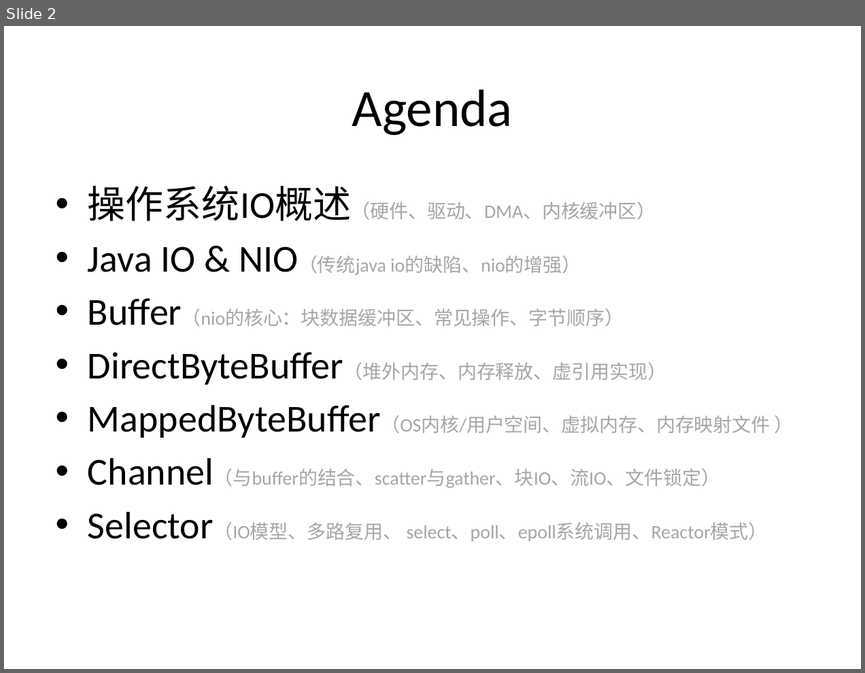
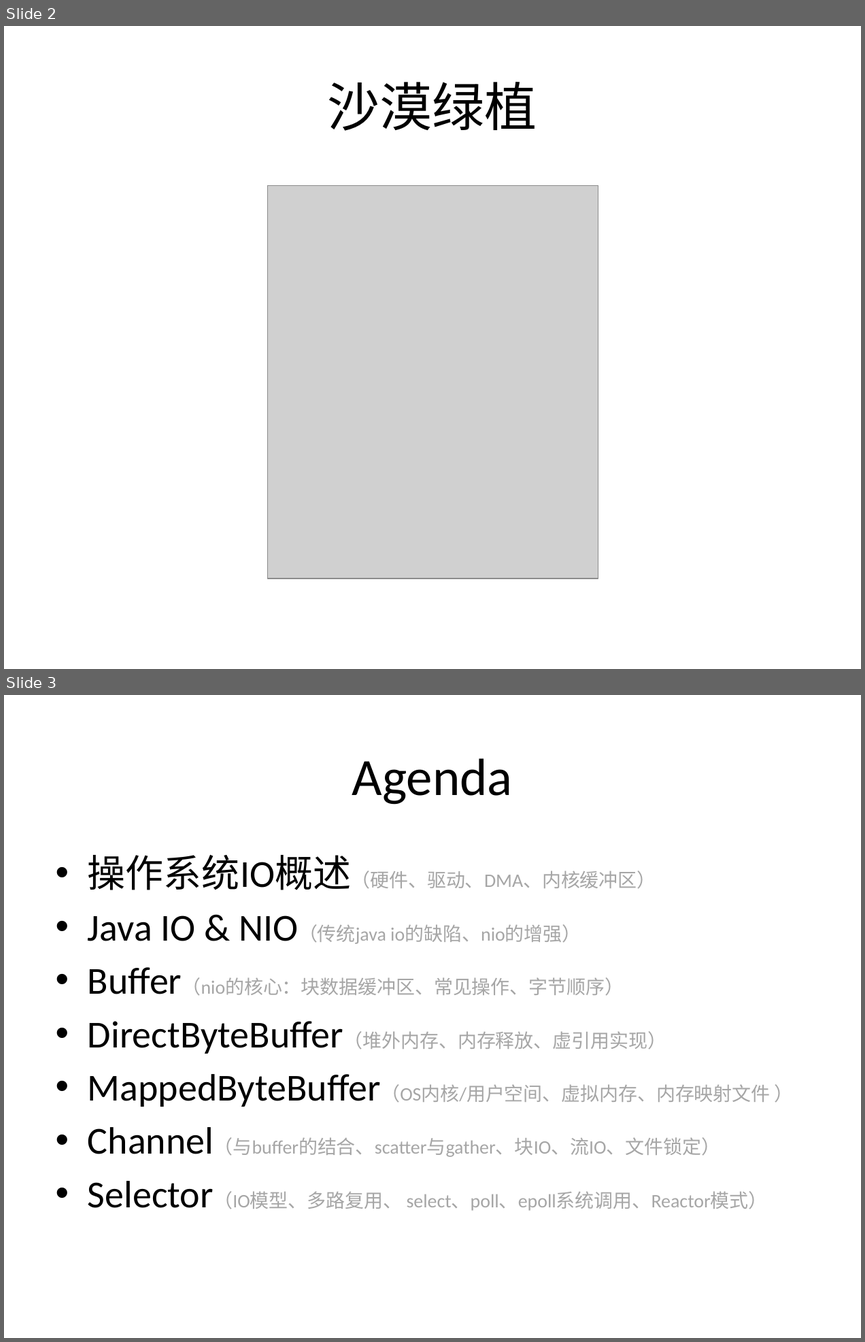
Before and after one commit to guhanjie/Knowledge-sharing, a slide deck: 扒一扒Java IO那些事儿.pptx. Shown one above the other, each under a label of ours: slide 2 before the commit, slides 2 and 3 after it. The pictures are 865x673 and 865x1342 pixels, drawn with LibreOffice and Linux fonts; fonts in the diff are those of the drawing; grey boxes stand for pictures. Boxes give left, top, right and bottom in pixels: in the first picture for what was removed or moved away, otherwise in the second. Text is boxed around its words. In the diff, an @@ line names an element or a change of style, - is before the commit and + after.

```diff
--- a/扒一扒Java IO那些事儿.pptx
+++ b/扒一扒Java IO那些事儿.pptx
@@ slide 2 added at box(4, 26, 861, 669), background #FFFFFF @@
@@ title added at box(328, 82, 537, 131), 44 pt, text #000000 @@
+沙漠绿植
@@ picture added at box(267, 185, 598, 577) @@
@@ what was slide 2 is now slide 3 @@
```
Also in this commit, not shown: 2 slides changed, 1 other slide added.
